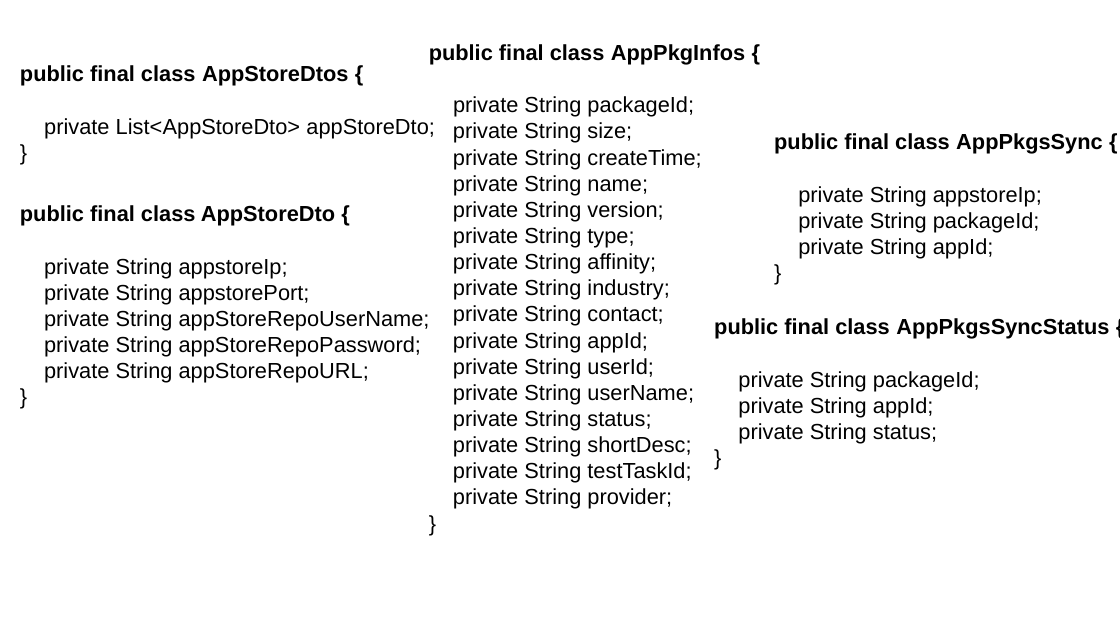
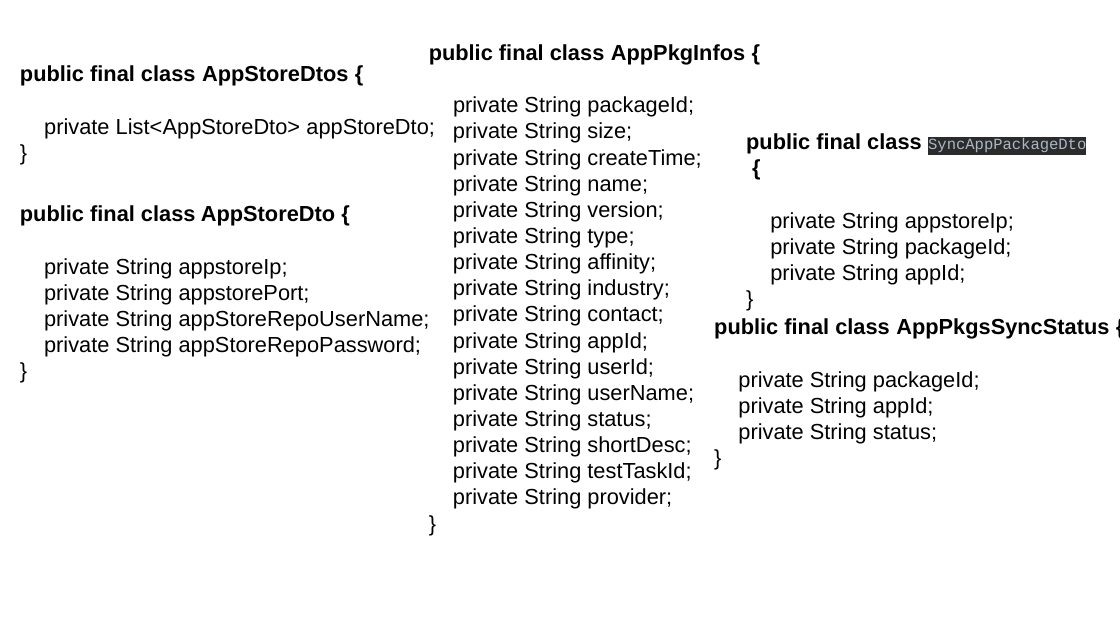
Before and after one commit to EdgeGallery/community, a slide deck: slide 8 of MECM PT/Release V1.1/Image Management-LLD.pptx (slide 7 before the commit). Drawn at 1120x630 pixels with LibreOffice and Linux fonts; fonts in the diff are those of the drawing. Boxes give left, top, right and bottom in pixels: in the first picture for what was removed or moved away, otherwise in the second. Text is boxed around its words. In the diff, an @@ line names an element or a change of style, - is before the commit and + after.

```diff
--- a/MECM PT/Release V1.1/Image Management-LLD.pptx
+++ b/MECM PT/Release V1.1/Image Management-LLD.pptx
@@ text "public final class SyncAppPackageDto": place and size @@
-text "public final class SyncAppPackageDto" at box(774, 133, 1103, 259)
+text "public final class SyncAppPackageDto" at box(746, 133, 1086, 285)
@@ text at box(746, 133, 1086, 154): text changed @@
-public final class AppPkgsSync {
+public final class SyncAppPackageDto
+{
@@ text at box(44, 362, 369, 383): paragraph removed @@
-private String appStoreRepoURL;
```
Also in this commit, not shown: 5 other slides changed, 3 slides added.
